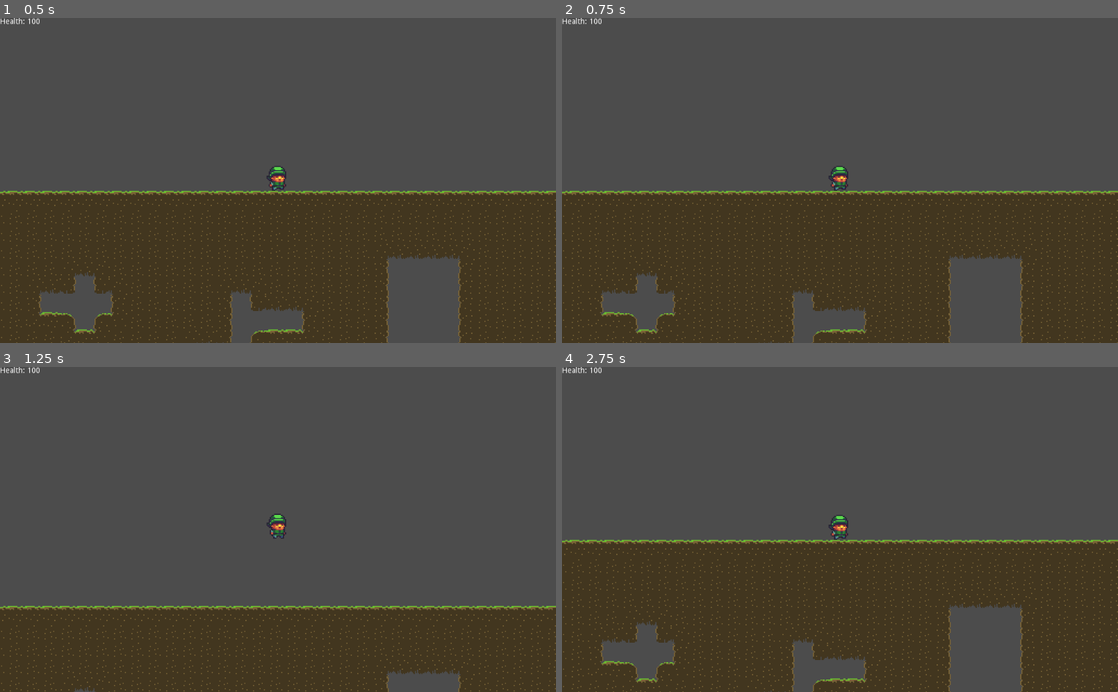
Above: before the commit, frames 1-4 (two rows, left to right).
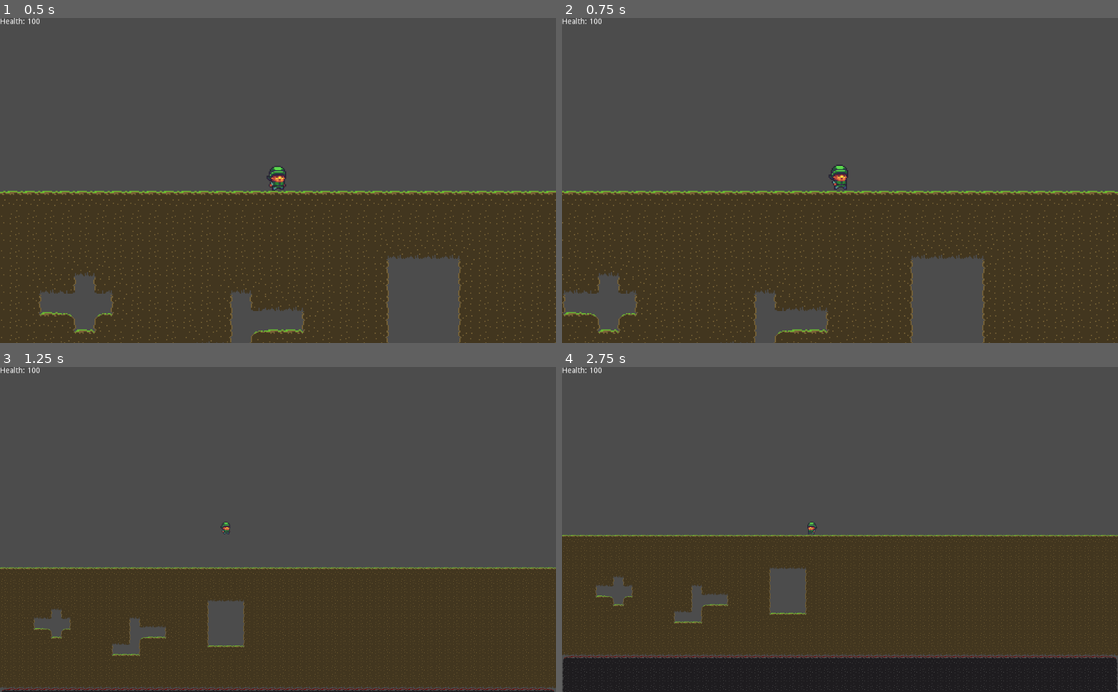
Above: after the commit, the same moments.

Repository: glass-brick/kerene
Game: Godot game, scene res://Scenes/Level/Level.tscn
Two runs of this game, one before a commit and one after it. Both use one fixed random seed, a clock stepped at 60 frames per second and the inputs below.
Inputs (mouse positions are in pixels of both pictures, inside the frame that each line leads up to):
- Up to frame 1 (0.5 s): no input
- Up to frame 2 (0.75 s): tap Enter at 0.5 s; move the mouse to (962, 164) at 0.52 s; hold D (ui_right, bound only after the commit) from 0.53 s (still down); click (962, 164) at 0.6 s
- Up to frame 3 (1.25 s): keep holding D (ui_right, bound only after the commit); tap Space (ui_select) at 0.77 s; tap Z (zoom, bound only after the commit) at 0.8 s
- Up to frame 4 (2.75 s): tap Space (ui_select) at 1.25, 1.52 s; move the mouse to (728, 545) at 1.27 s; tap Z (zoom, bound only after the commit) at 1.35, 2.3 s; click (728, 545) at 1.55 s; move the mouse to (895, 458) at 2.02 s; release D (ui_right, bound only after the commit) at 2.03 s; hold A (ui_left, bound only after the commit) from 2.03 s (still down); click (895, 458) at 2.1 s

Frame 1 is identical in both runs. In frame 2, 10% of the frame differs, in the area x 0-100%, y 45-100%; in frame 3, 17%; in frame 4, 19%.

Commit message:
mas fixes

Diff:
--- a/project.godot
+++ b/project.godot
@@ -24,6 +24,43 @@
 window/stretch/mode="viewport"
 window/stretch/aspect="keep"
 
+[input]
+
+ui_left={
+"deadzone": 0.5,
+"events": [ Object(InputEventKey,"resource_local_to_scene":false,"resource_name":"","device":0,"alt":false,"shift":false,"control":false,"meta":false,"command":false,"pressed":false,"scancode":65,"unicode":0,"echo":false,"script":null)
+, Object(InputEventJoypadButton,"resource_local_to_scene":false,"resource_name":"","device":0,"button_index":14,"pressure":0.0,"pressed":false,"script":null)
+ ]
+}
+ui_right={
+"deadzone": 0.5,
+"events": [ Object(InputEventKey,"resource_local_to_scene":false,"resource_name":"","device":0,"alt":false,"shift":false,"control":false,"meta":false,"command":false,"pressed":false,"scancode":68,"unicode":0,"echo":false,"script":null)
+, Object(InputEventJoypadButton,"resource_local_to_scene":false,"resource_name":"","device":0,"button_index":15,"pressure":0.0,"pressed":false,"script":null)
+ ]
+}
+ui_up={
+"deadzone": 0.5,
+"events": [ Object(InputEventKey,"resource_local_to_scene":false,"resource_name":"","device":0,"alt":false,"shift":false,"control":false,"meta":false,"command":false,"pressed":false,"scancode":87,"unicode":0,"echo":false,"script":null)
+, Object(InputEventJoypadButton,"resource_local_to_scene":false,"resource_name":"","device":0,"button_index":12,"pressure":0.0,"pressed":false,"script":null)
+ ]
+}
+ui_down={
+"deadzone": 0.5,
+"events": [ Object(InputEventKey,"resource_local_to_scene":false,"resource_name":"","device":0,"alt":false,"shift":false,"control":false,"meta":false,"command":false,"pressed":false,"scancode":83,"unicode":0,"echo":false,"script":null)
+, Object(InputEventJoypadButton,"resource_local_to_scene":false,"resource_name":"","device":0,"button_index":13,"pressure":0.0,"pressed":false,"script":null)
+ ]
+}
+zoom={
+"deadzone": 0.5,
+"events": [ Object(InputEventKey,"resource_local_to_scene":false,"resource_name":"","device":0,"alt":false,"shift":false,"control":false,"meta":false,"command":false,"pressed":false,"scancode":90,"unicode":0,"echo":false,"script":null)
+ ]
+}
+click={
+"deadzone": 0.5,
+"events": [ Object(InputEventMouseButton,"resource_local_to_scene":false,"resource_name":"","device":0,"alt":false,"shift":false,"control":false,"meta":false,"command":false,"button_mask":0,"position":Vector2( 0, 0 ),"global_position":Vector2( 0, 0 ),"factor":1.0,"button_index":1,"pressed":false,"doubleclick":false,"script":null)
+ ]
+}
+
 [rendering]
 
 quality/driver/driver_name="GLES2"
